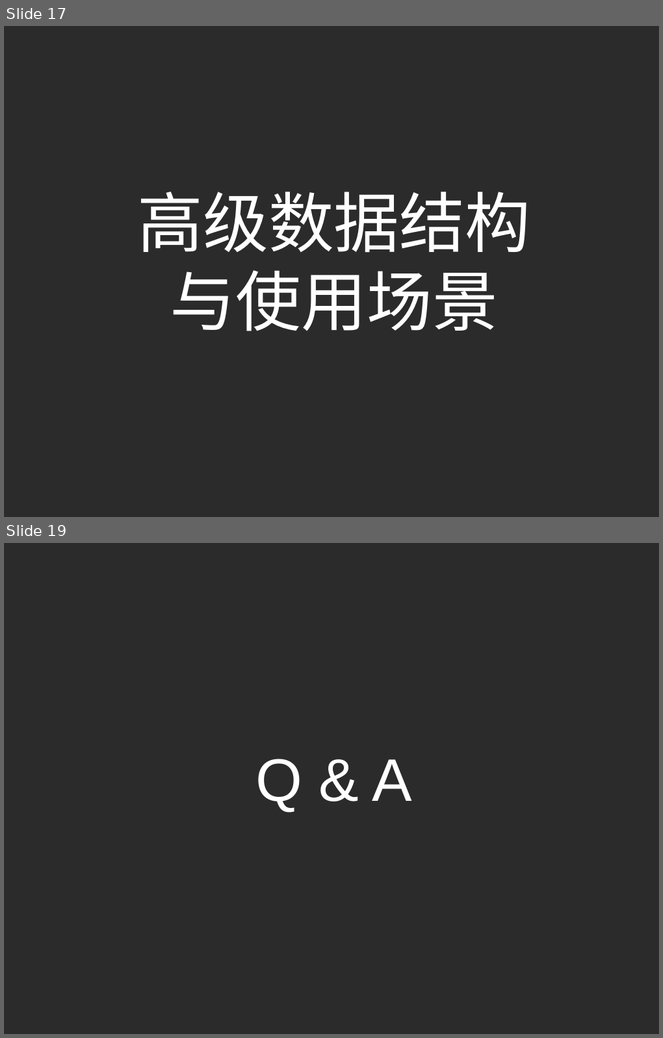
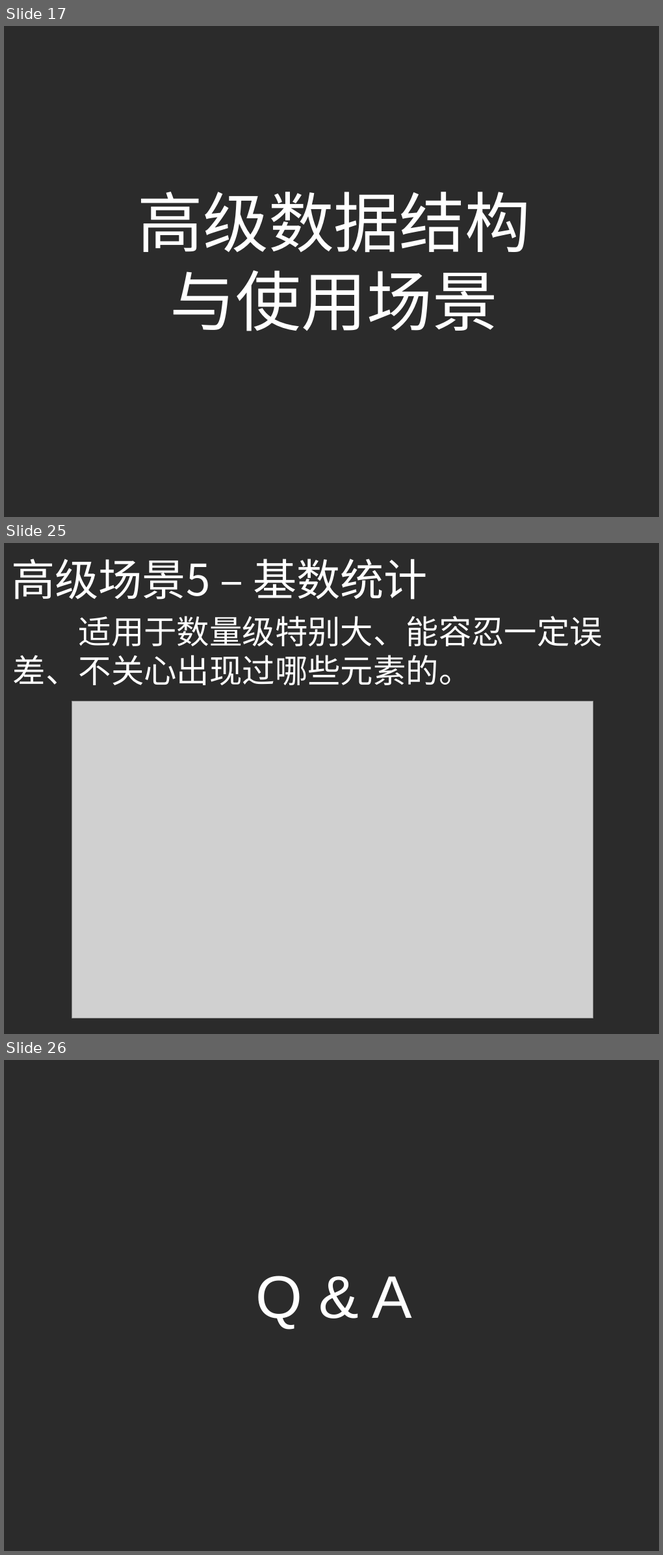
Before and after one commit to yellowb/redis-application-sharing, a slide deck: doc/SD_EP01_Redis_Adv_Application.pptx. Shown one above the other, each under a label of ours: slides 17 and 19 before the commit, slides 17, 25 and 26 after it; the slides between them are not shown. The pictures are 663x1038 and 663x1555 pixels, drawn with LibreOffice and Linux fonts; fonts in the diff are those of the drawing; grey boxes stand for pictures; background and template pictures are left out; a plain dark background stands for a picture behind light text. Boxes give left, top, right and bottom in pixels: in the first picture for what was removed or moved away, otherwise in the second. Text is boxed around its words. In the diff, an @@ line names an element or a change of style, - is before the commit and + after.

```diff
--- a/doc/SD_EP01_Redis_Adv_Application.pptx
+++ b/doc/SD_EP01_Redis_Adv_Application.pptx
@@ slide 25 added at box(4, 543, 659, 1034), background picture (left out) @@
@@ text added at box(11, 559, 428, 600), 48 pt, text #FFFFFF @@
+高级场景5 – 基数统计
@@ text added at box(13, 616, 603, 685), 36 pt, text #FFFFFF @@
+适用于数量级特别大、能容忍一定误差、不关心出现过哪些元素的。
@@ picture added at box(72, 701, 593, 1018) @@
@@ what was slide 19 is now slide 26 @@
```
Also in this commit, not shown: 1 slide changed, 6 other slides added.
